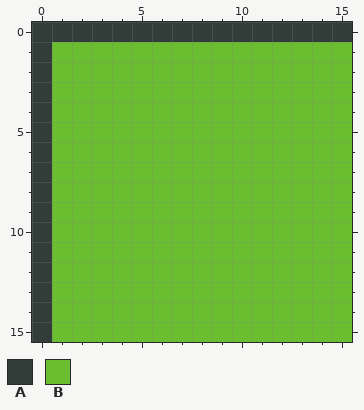
Pixel-art file -- Assets/Sprites/Brute/Tilesets/Terrain/Grass/grass-flat-outline-top-right.aseprite. The picture above is the old version.
16x16 pixels, 1 frame.
Palette (. is transparent): A #323c39  B #6abe30
After the commit:
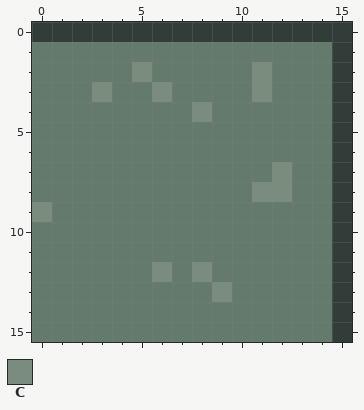
Colours new in this view: C #7a8c7e
The exact change:
layer "outline" removed
Colour B changes from #6abe30 to #647a6d.
Layer "Layer 1":
The author changed colour B to colour A in rows 1 to 15 at x 15.
The author changed colour A to colour B in rows 1 to 8 at x 0; in rows 10 to 15 at x 0.
The author changed colour A to colour C in row 9 at x 0.
The author changed colour B to colour C in row 2 at x 5 and 11; in row 3 at x 3, 6 and 11; in row 4 at x 8; in row 7 at x 12; in row 8 at x 11 to 12; in row 12 at x 6 and 8.
The author changed colour B to colour C in row 13 at x 9.
Changed places in both pictures, as pixel boxes (x1, y1, x2, y2):
changed: (32, 42, 352, 342)
